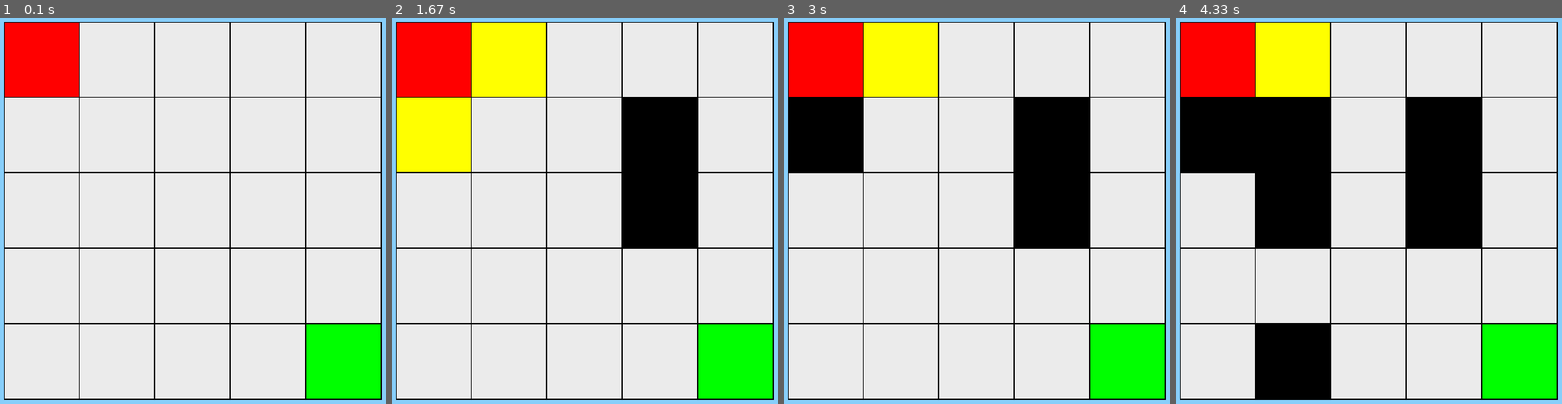
Above: before the commit, frames 1-4 (left to right).
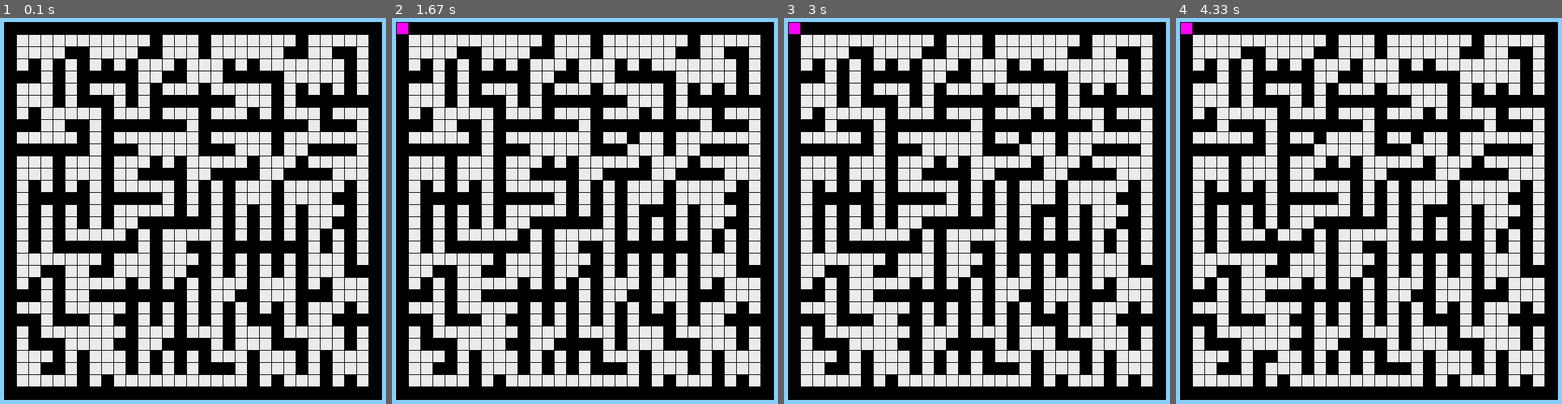
Above: after the commit, the same moments.

Repository: Fil-maker/Wave_Astar
Game: pygame game, started from display.py
Two runs of this game, one before a commit and one after it. Both use one fixed random seed, a clock stepped at 60 frames per second and the inputs below.
Inputs (mouse positions are in pixels of both pictures, inside the frame that each line leads up to):
- Up to frame 1 (0.1 s): no input
- Up to frame 2 (1.67 s): click (650, 211) at 0.38 s; tap Enter at 0.67 s; click (635, 141) at 1.55 s
- Up to frame 3 (3 s): click (838, 122) at 1.88 s
- Up to frame 4 (4.33 s): click (1318, 141) at 3.05 s; click (1272, 361) at 3.38 s; click (1268, 234) at 3.75 s

The runs differ from the first frame. In frame 1, 53% of the frame differs, in the area x 1-99%, y 1-99%; in frame 2, 56%; in frame 3, 54%; in frame 4, 54%.

Commit message:
Updated walls generating algorithm

Diff:
--- a/display.py
+++ b/display.py
@@ -2,6 +2,7 @@
 from test import Maze, Point, Marker
 
 WHITE = (255, 255, 255)
+BLACK = (0, 0, 0)
 BLUE = (0, 0, 255)
 
 
@@ -27,7 +28,9 @@
 
 
 def main():
-    maze = Maze(5, 5)
+    WIDTH = 15
+    HEIGHT = 15
+    maze = Maze(2 * WIDTH + 1, 2 * HEIGHT + 1)
     obj = ScreenObject(20, 20, 560, 560, maze)
     size = width, height = 800, 600
     FPS = 60
--- /dev/null
+++ b/eller_algorithm.py
@@ -0,0 +1,83 @@
+import random
+
+
+def merge_sets(row: list[int], set_number1, set_number2) -> list[int]:
+    for i in range(len(row)):
+        if row[i] == set_number2:
+            row[i] = set_number1
+    return row
+
+
+def generate_right_borders(row: list[int]) -> tuple[list[bool], list[int]]:
+    borders: list[bool] = [False for _ in range(len(row))]
+
+    for i in range(len(row) - 1):
+        choice: bool = bool(random.randint(0, 1))
+        if choice or row[i] == row[i + 1]:
+            borders[i] = True
+        else:
+            row = merge_sets(row, row[i], row[i + 1])
+    borders[-1] = True
+    return borders, row
+
+
+def number_of_elements_in_set(row: list[int], set_number: int) -> int:
+    count: int = 0
+    for i in row:
+        if i == set_number:
+            count += 1
+    return count
+
+
+def number_of_horizontal_borders_in_set(row: list[int], set_number: int, borders: list[bool]) -> int:
+    count: int = 0
+    for i in range(len(row)):
+        if row[i] == set_number and borders[i]:
+            count += 1
+    return count
+
+
+def generate_down_borders(row: list[int]) -> list[bool]:
+    borders: list[bool] = [False for _ in range(len(row))]
+
+    for i in range(len(row)):
+        choice: bool = bool(random.randint(0, 1))
+        if choice and number_of_elements_in_set(row, row[i]) - \
+                number_of_horizontal_borders_in_set(row, row[i], borders) != 1:
+            borders[i] = True
+    return borders
+
+
+def generate_labyrinth(width: int, height: int) -> tuple[list[list[bool]], list[list[bool]]]:
+    # initial setup
+    next_set: int = 1
+    matrix_right_borders = []
+    matrix_down_borders = []
+
+    # create first line with no cells added to any set
+    sets: list[int] = [0 for _ in range(width)]
+
+    # main cycle for the algorithm
+    for row in range(height):
+        # step 2: assign set to cells without it
+        for col in range(width):
+            if sets[col] == 0:
+                sets[col] = next_set
+                next_set += 1
+        # step 3: add right borders
+        cur_right_borders, sets = generate_right_borders(sets)
+        matrix_right_borders.append(cur_right_borders)
+        # step 4: add down borders
+        matrix_down_borders.append(generate_down_borders(sets))
+        if row != height - 1:  # not the last line
+            for i in range(len(sets)):
+                if matrix_down_borders[row][i]:
+                    sets[i] = 0
+        else:
+            for i in range(width):
+                matrix_down_borders[row][i] = True
+                if i != width - 1 and sets[i] != sets[i + 1]:
+                    matrix_right_borders[row][i] = False
+                    sets = merge_sets(sets, sets[i], sets[i + 1])
+
+    return matrix_right_borders, matrix_down_borders
--- a/test.py
+++ b/test.py
@@ -2,6 +2,7 @@
 import pygame
 import random
 from enum import Enum
+from eller_algorithm import generate_labyrinth
 
 
 class Marker(Enum):
@@ -38,6 +39,9 @@
                 if (d_row != 0 or d_col != 0) and (abs(d_row) != 1 or abs(d_col) != 1):
                     neighbors.append(Point(self.row + d_row, self.col + d_col))
         return neighbors
+
+    def add_marker(self, marker: Marker) -> None:
+        self.markers.append(marker)
 
 
 class PathPoint:
@@ -62,17 +66,21 @@
 
 
 class Maze:
-    def __init__(self, height, width, wall_chance=0.2):
+    def __init__(self, height, width, wall_chance=0.2): # height and width should be ONLY odd
         self.last_changed = None
         self.margin = 1
         self.height, self.width, self.wall_chance = height, width, wall_chance
+        if self.height % 2 == 0:
+            self.height += 1
+        if self.width % 2 == 0:
+            self.width += 1
         self.map: list[list[Point]] = []
-        self.start: Point
-        self.goal: Point
         self.generate_field()
+        self.start: Point = self.map[0][0]
+        self.goal: Point = self.map[self.height - 1][self.width - 1]
         self.cell_width, self.cell_height = None, None
-        # self.generate_walls()
-        self.set_path_coords()
+        self.generate_walls()
+        # self.set_path_coords()
         self.is_path_found = False
         self.search_area: list[PathPoint] = [PathPoint(self.start, 0)]
         self.worked_points: list[PathPoint] = []
@@ -97,22 +105,20 @@
         self.goal = Point(goal_row, goal_col)
 
     def generate_walls(self):
+        matrix_right_borders, matrix_down_borders = generate_labyrinth(self.width // 2, self.height // 2)
+        print(matrix_right_borders)
         for row in range(self.height):
             for col in range(self.width):
-                res = random.random()
-                if res < self.wall_chance:
-                    offset = [0, 0]
-                    direction = None
-                    if min(col + 1, self.width - col) < min(row + 1, self.height - row):
-                        direction = [0, int((col - self.width / 2) / abs(col - self.width / 2))]
-                    elif min(col + 1, self.width - col) > min(row + 1, self.height - row):
-                        direction = [int((row - self.height / 2) / abs(row - self.height / 2)), 0]
-                    if direction is not None:
-                        looking = Point(row + offset[0] + direction[0], col + offset[1] + direction[1])
-                        while self.is_point_inbounds(looking):
-                            self.map[looking.row][looking.col].markers = [Marker.wall]
-                            offset[0], offset[1] = offset[0] + direction[0], offset[1] + direction[1]
-                            looking = Point(row + offset[0] + direction[0], col + offset[1] + direction[1])
+                if row == 0:
+                    self.map[row][col].markers = [Marker.wall]
+                    continue
+                if col == 0:
+                    self.map[row][col].markers = [Marker.wall]
+                    continue
+                if col % 2 == 0 and matrix_right_borders[(row - 1) // 2][(col - 1) // 2]:
+                    self.map[row][col].markers = [Marker.wall]
+                if row % 2 == 0 and matrix_down_borders[(row - 1) // 2][(col - 1) // 2]:
+                    self.map[row][col].markers = [Marker.wall]
 
     def generate_field(self):
         for row in range(self.height):
